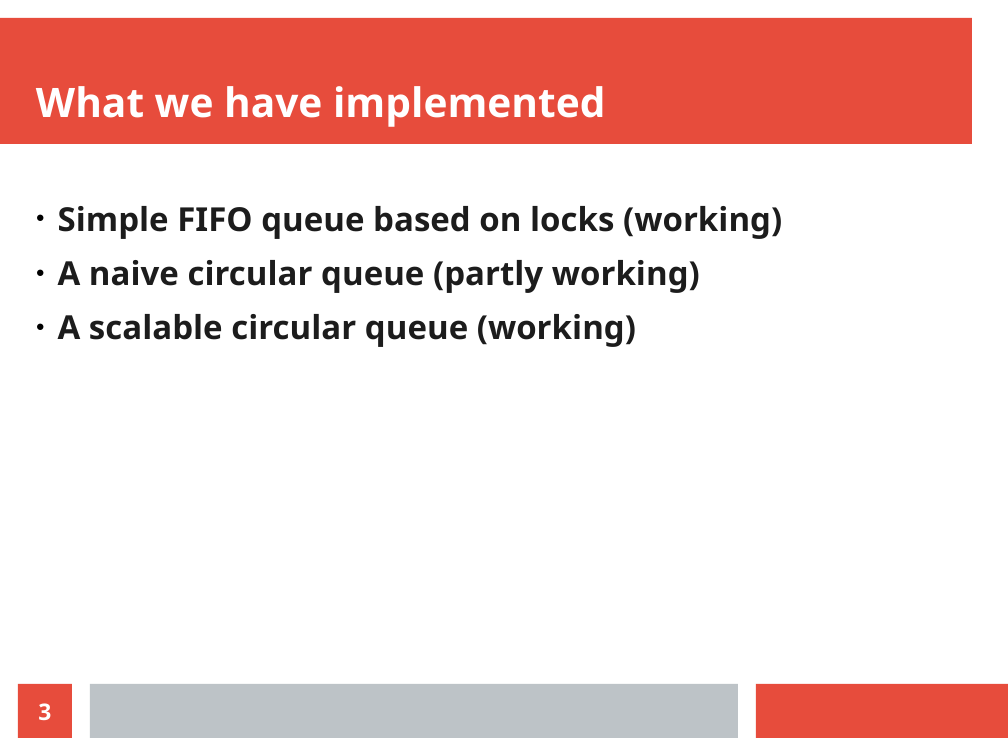
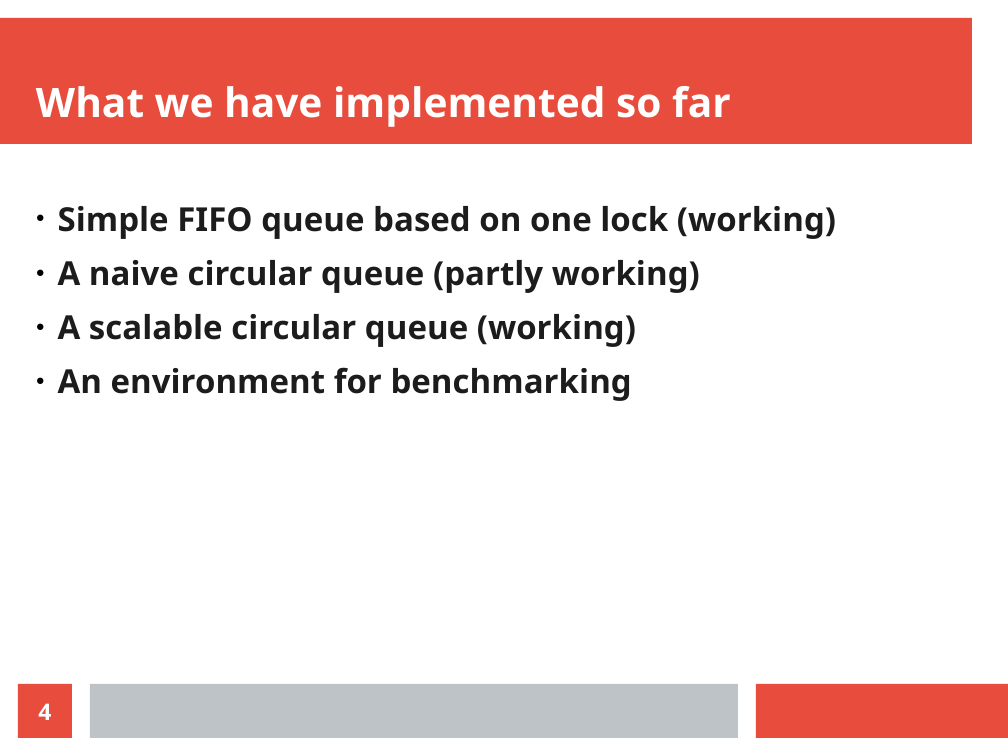
Before and after one commit to danielschloms/amp_fifo_project, a slide deck: slide 4 of presentation/presentation.odp (slide 3 before the commit). Drawn at 1008x756 pixels with LibreOffice and Linux fonts; fonts in the diff are those of the drawing. Boxes give left, top, right and bottom in pixels: in the first picture for what was removed or moved away, otherwise in the second. Text is boxed around its words. In the diff, an @@ line names an element or a change of style, - is before the commit and + after.

```diff
--- a/presentation/presentation.odp
+++ b/presentation/presentation.odp
@@ title at (36,86,731,127): text changed @@
-What we have implemented
+What we have implemented so far
@@ text at (58,206,836,239): text changed @@
-● Simple FIFO queue based on locks (working)
+● Simple FIFO queue based on one lock (working)
@@ text at (58,367,632,401): paragraph added @@
+● An environment for benchmarking
@@ page number at (38,703,51,720): text changed @@
-3
+4
```
Also in this commit, not shown: 3 other slides changed, 2 slides added.
